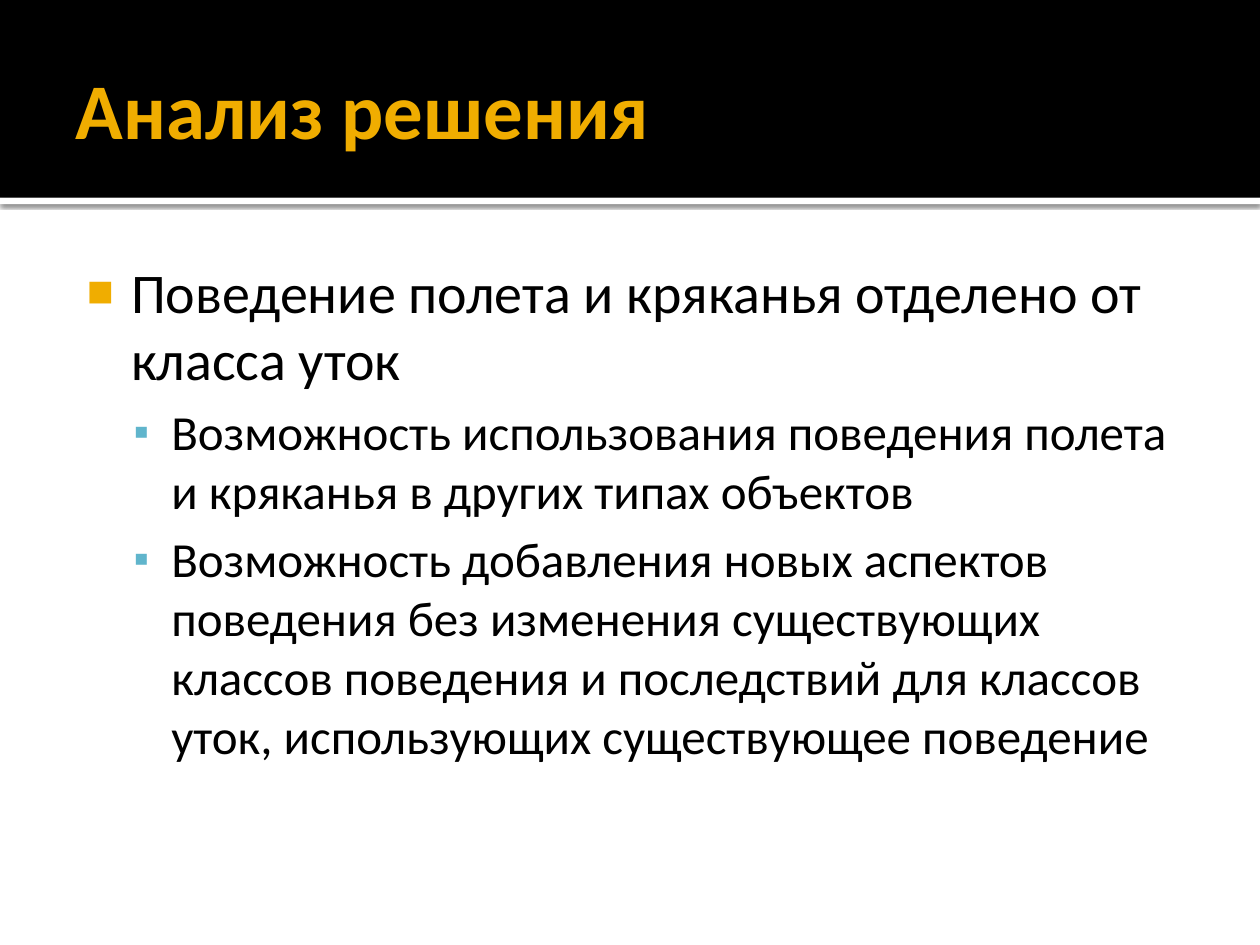
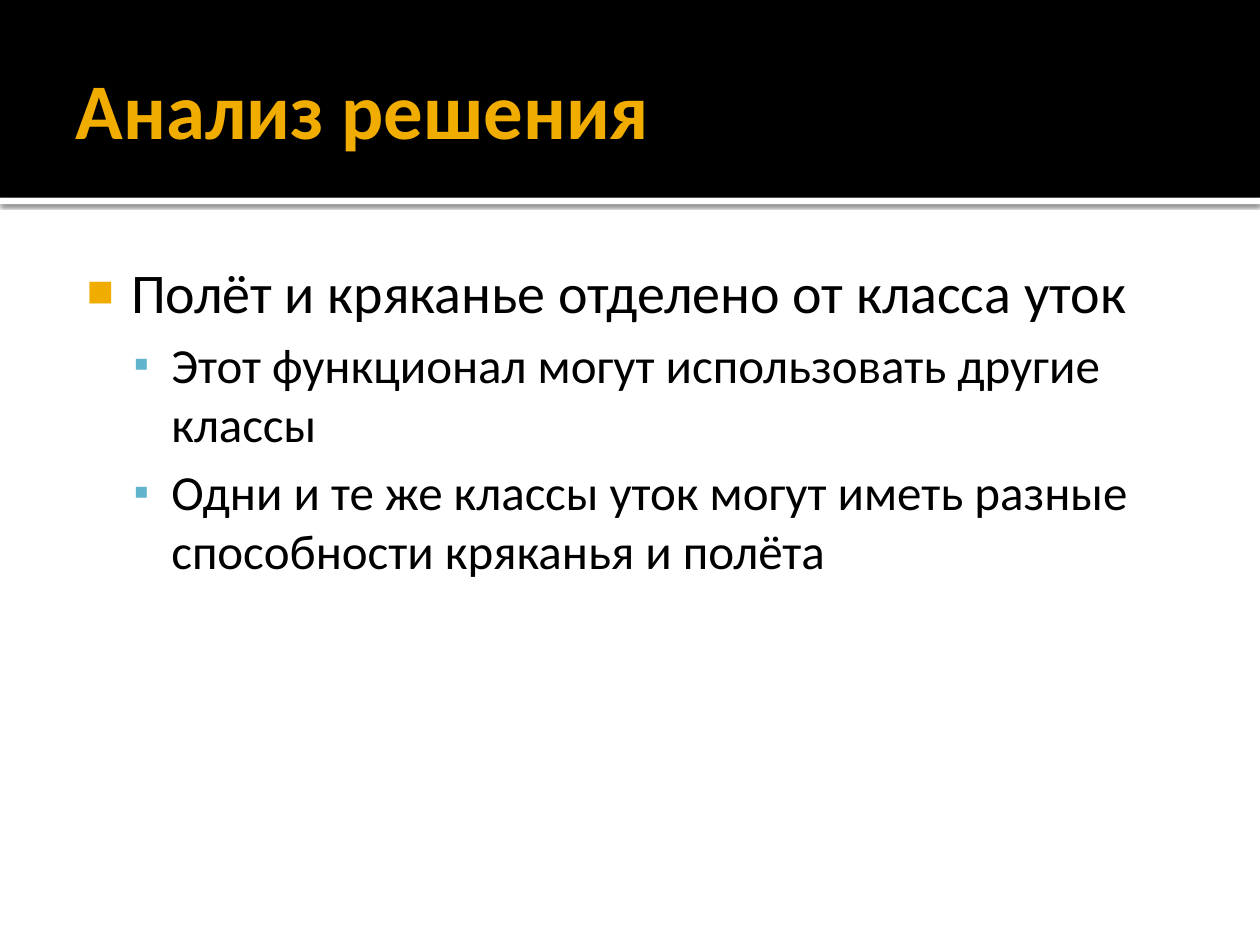
Before and after one commit to alexey-malov/ood, a slide deck: slide 16 of lectures/01.strategy/strategy.pptx (slide 22 before the commit). Drawn at 1260x945 pixels with LibreOffice and Linux fonts; fonts in the diff are those of the drawing. Boxes give left, top, right and bottom in pixels: in the first picture for what was removed or moved away, otherwise in the second. Text is boxed around its words. In the diff, an @@ line names an element or a change of style, - is before the commit and + after.

```diff
--- a/lectures/01.strategy/strategy.pptx
+++ b/lectures/01.strategy/strategy.pptx
@@ text at [131,276,1127,577]: text changed @@
-■ Поведение полета и кряканья отделено от класса уток
-  ▪ Возможность использования поведения полета и кряканья в других типах объектов
-  ▪ Возможность добавления новых аспектов поведения без изменения существующих классов поведения и последствий для классов уток, использующих существующее поведение
+■ Полёт и кряканье отделено от класса уток
+  ▪ Этот функционал могут использовать другие классы
+  ▪ Одни и те же классы уток могут иметь разные способности кряканья и полёта
```
Also in this commit, not shown: 9 other slides changed, 2 slides added, 7 slides removed, 2 other files.
